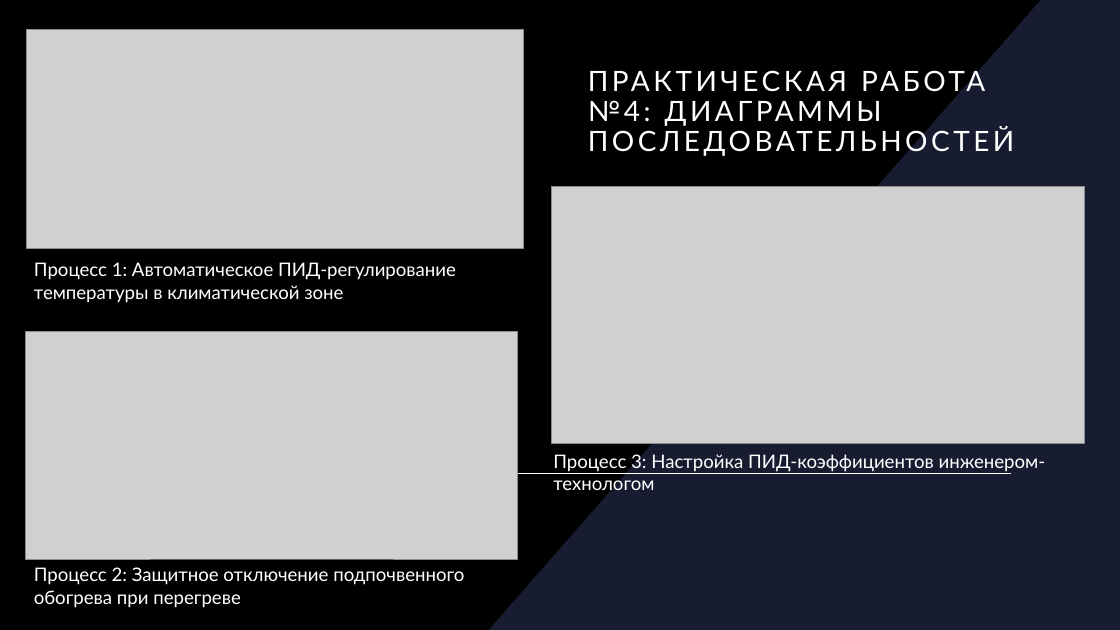
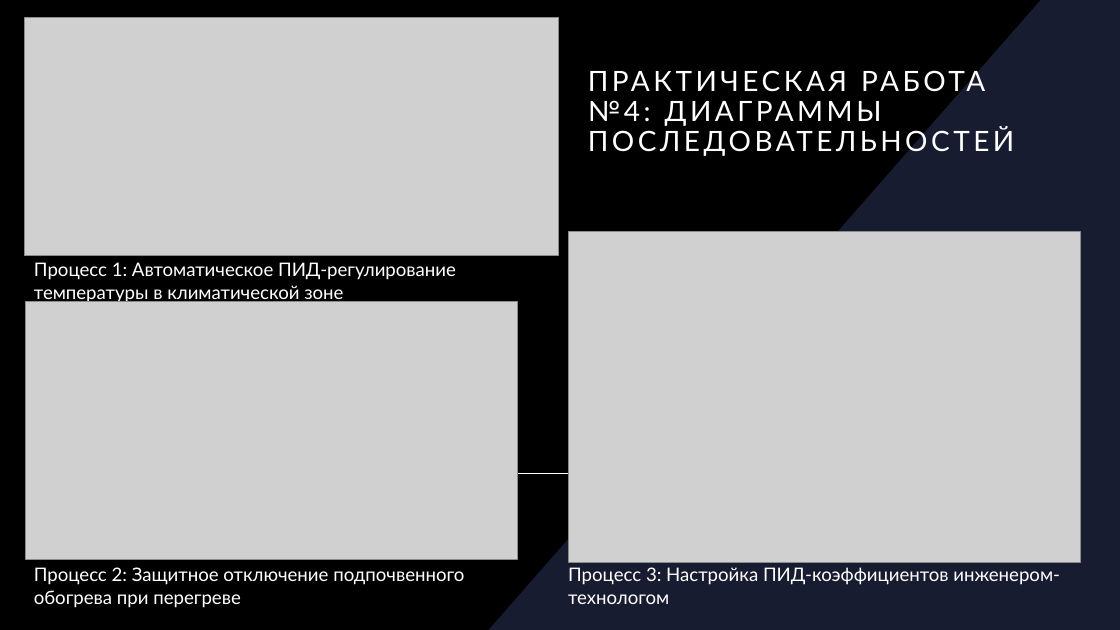
Before and after one commit to sergei5551/Rtu_MIREA, a slide deck: slide 12 of 3 курс/6 семестр/АСУЭПиАО/16/АстаховСП_16пр.pptx. Drawn at 1120x630 pixels with LibreOffice and Linux fonts; fonts in the diff are those of the drawing; grey boxes stand for pictures. Boxes give left, top, right and bottom in pixels: in the first picture for what was removed or moved away, otherwise in the second. Text is boxed around its words. In the diff, an @@ line names an element or a change of style, - is before the commit and + after.

```diff
--- a/3 курс/6 семестр/АСУЭПиАО/16/АстаховСП_16пр.pptx
+++ b/3 курс/6 семестр/АСУЭПиАО/16/АстаховСП_16пр.pptx
@@ picture: place and size @@
-picture at (27, 29, 524, 249)
+picture at (25, 18, 559, 255)
@@ picture: place and size @@
-picture at (551, 187, 1085, 444)
+picture at (568, 232, 1081, 563)
@@ picture: place and size @@
-picture at (25, 332, 518, 560)
+picture at (25, 302, 518, 559)
@@ text "Процесс 3: Настройка ПИД-коэффициентов инженером-технологом" rewrapped from (553, 452, 1046, 494) to (568, 567, 1060, 604) @@
```
Also in this commit, not shown: 3 other slides changed, 42 other files.
